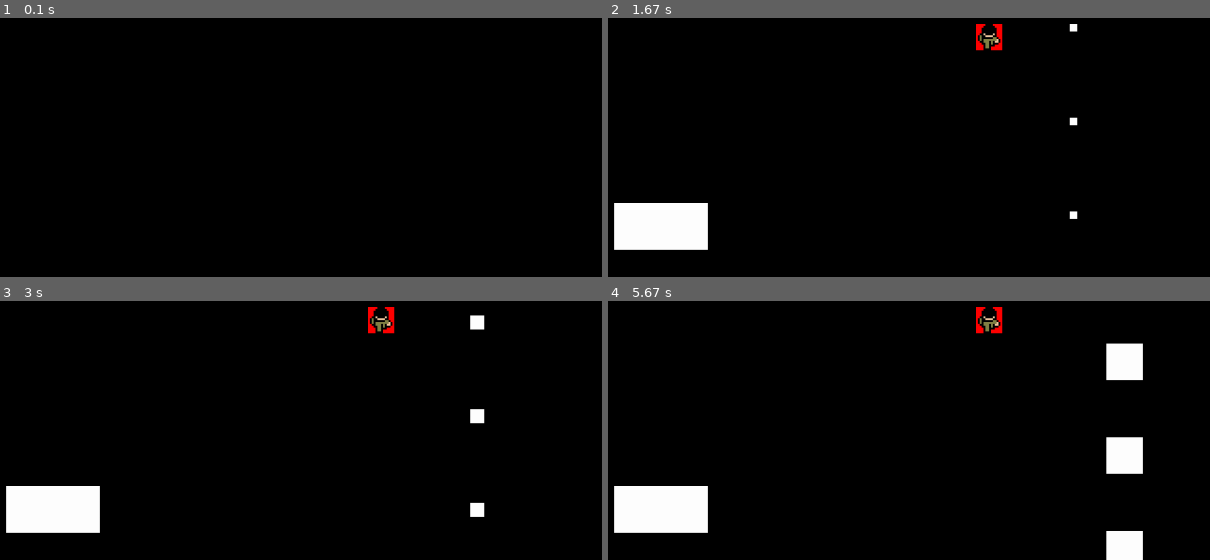
Above: before the commit, frames 1-4 (two rows, left to right).
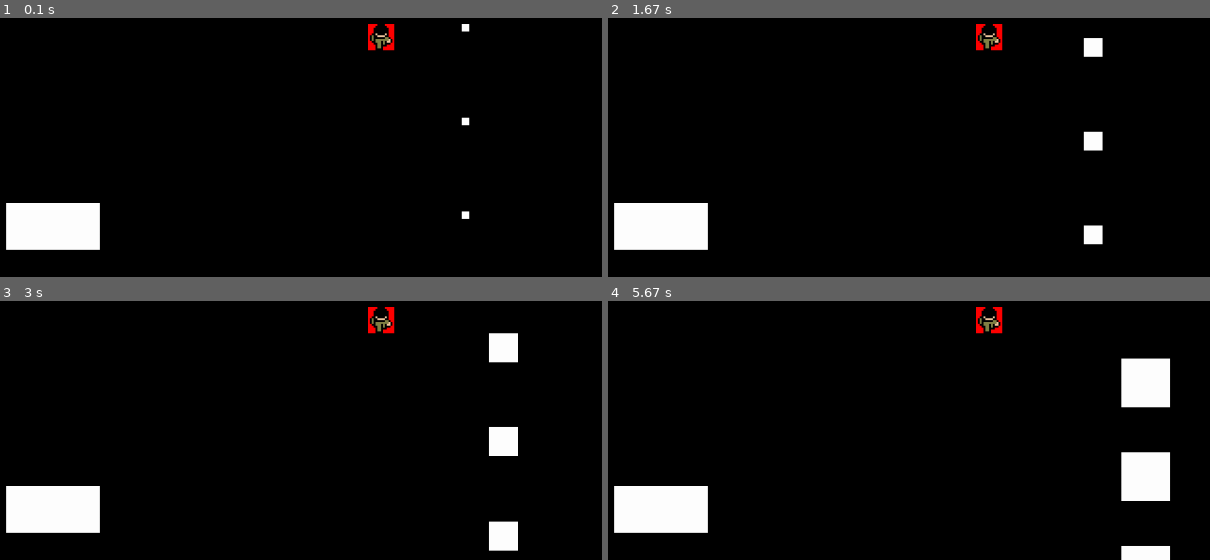
Above: after the commit, the same moments.

Repository: dev-haku/py-gamekit
Game: pygame game, started from run.py
Two runs of this game, one before a commit and one after it. Both use one fixed random seed, a clock stepped at 60 frames per second and the inputs below.
Inputs:
- Up to frame 1 (0.1 s): no input
- Up to frame 2 (1.67 s): no input
- Up to frame 3 (3 s): no input
- Up to frame 4 (5.67 s): no input

The runs differ from the first frame. In frame 1, 3.3% of the frame differs, in the area x 0-79%, y 2-90%; in frame 2, 0.9%; in frame 3, 2.1%; in frame 4, 4.5%, in the area x 82-94%, y 16-100%.

Commit message:
feat: update engine loop system and add per-second FPS/TPS metrics

Diff:
--- a/game/config.py
+++ b/game/config.py
@@ -10,7 +10,7 @@
     "screen_size" : [960,540],
 
     "max_tps" : 30,
-    "max_fps" : 1,
+    "max_fps" : 30,
 
     "initial_scene_class" : GameScene,
 }
--- a/game/package/core/engine.py
+++ b/game/package/core/engine.py
@@ -40,18 +40,40 @@
         accumulator = 0.0
         fixed_dt = 1.0 / self.max_tps
 
+        tps_timer = 0
+        tps_count = 0
+        fps_timer = 0
+        fps_count = 0
+        tps = 0
+
         while self.running:
             dt = clock.tick(self.max_fps) / 1000
+            accumulator += min(dt, fixed_dt * 5)
 
-            accumulator += dt
+            fps_timer += dt
 
             while accumulator >= fixed_dt:
+                self.delta_time = fixed_dt
                 self._update()
+
                 accumulator -= fixed_dt
 
+                tps_timer += fixed_dt
+                tps_count += 1
+
             self._draw()
+            fps_count += 1
 
-            self.delta_time = fixed_dt
+            if tps_timer >= 1:
+                tps = tps_count
+                tps_timer = 0
+                tps_count = 0
+
+            if fps_timer >= 1:
+                print(f"{tps} ticks, {fps_count} fps")
+
+                fps_timer = 0
+                fps_count = 0
 
     def _update(self):
         self._process_input_events()
